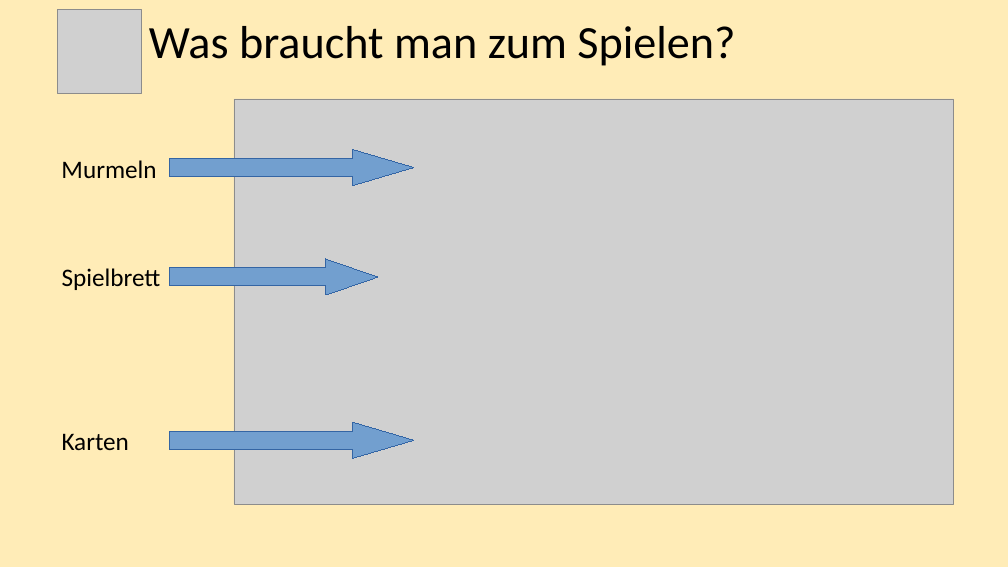
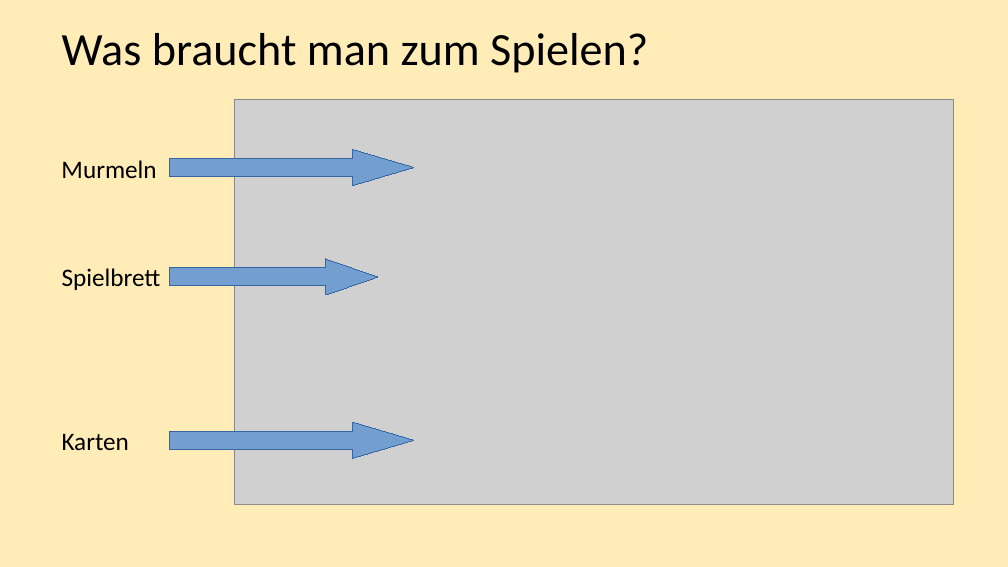
Before and after one commit to ruben-hutter/jDogs, a slide deck: slide 5 of Milestones/Milestone5/Präsentation_MS5.pptx. Drawn at 1008x567 pixels with LibreOffice and Linux fonts; fonts in the diff are those of the drawing; grey boxes stand for pictures. Boxes give left, top, right and bottom in pixels: in the first picture for what was removed or moved away, otherwise in the second. Text is boxed around its words. In the diff, an @@ line names an element or a change of style, - is before the commit and + after.

```diff
--- a/Milestones/Milestone5/Präsentation_MS5.pptx
+++ b/Milestones/Milestone5/Präsentation_MS5.pptx
@@ title "Was braucht man zum Spielen?": place and size @@
-title "Was braucht man zum Spielen?" at (149,26,735,66)
+title "Was braucht man zum Spielen?" at (62,33,648,73)
@@ picture removed at (57,9,141,93) @@
```
Also in this commit, not shown: 8 other slides changed, 1 slide removed.
